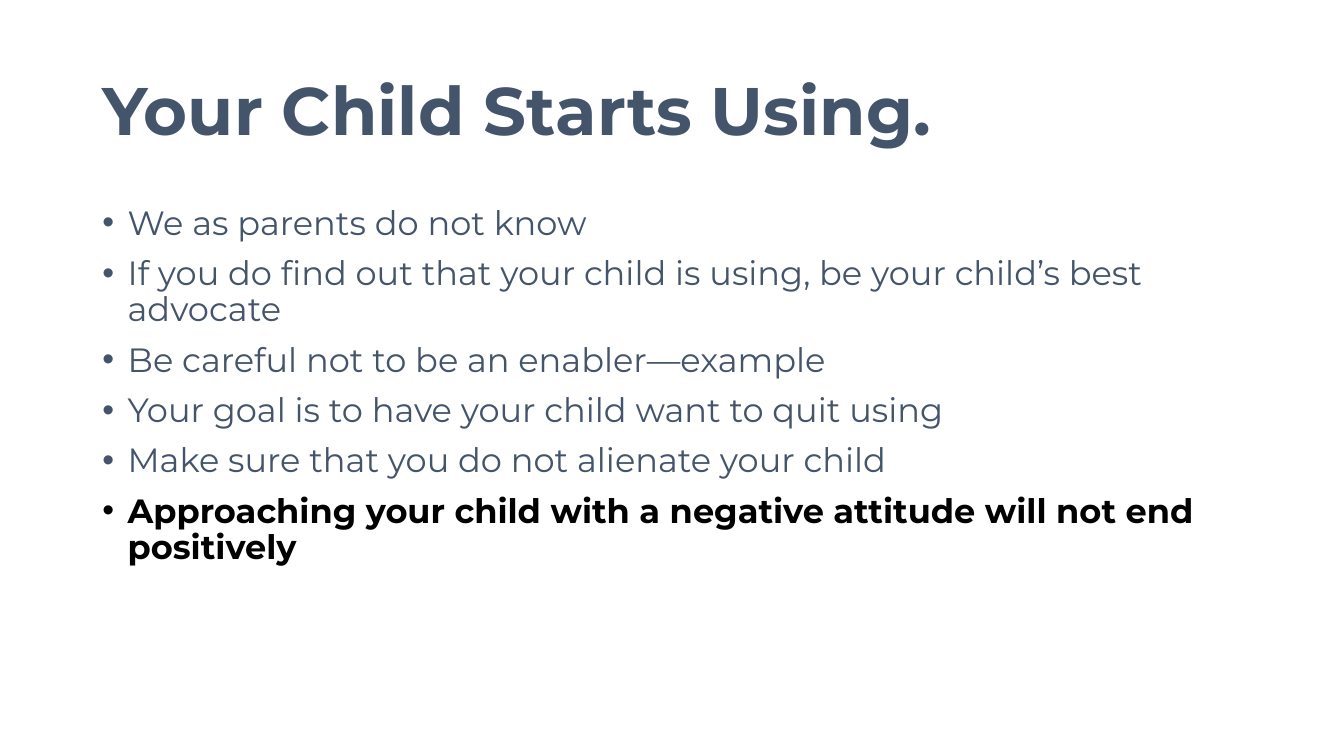
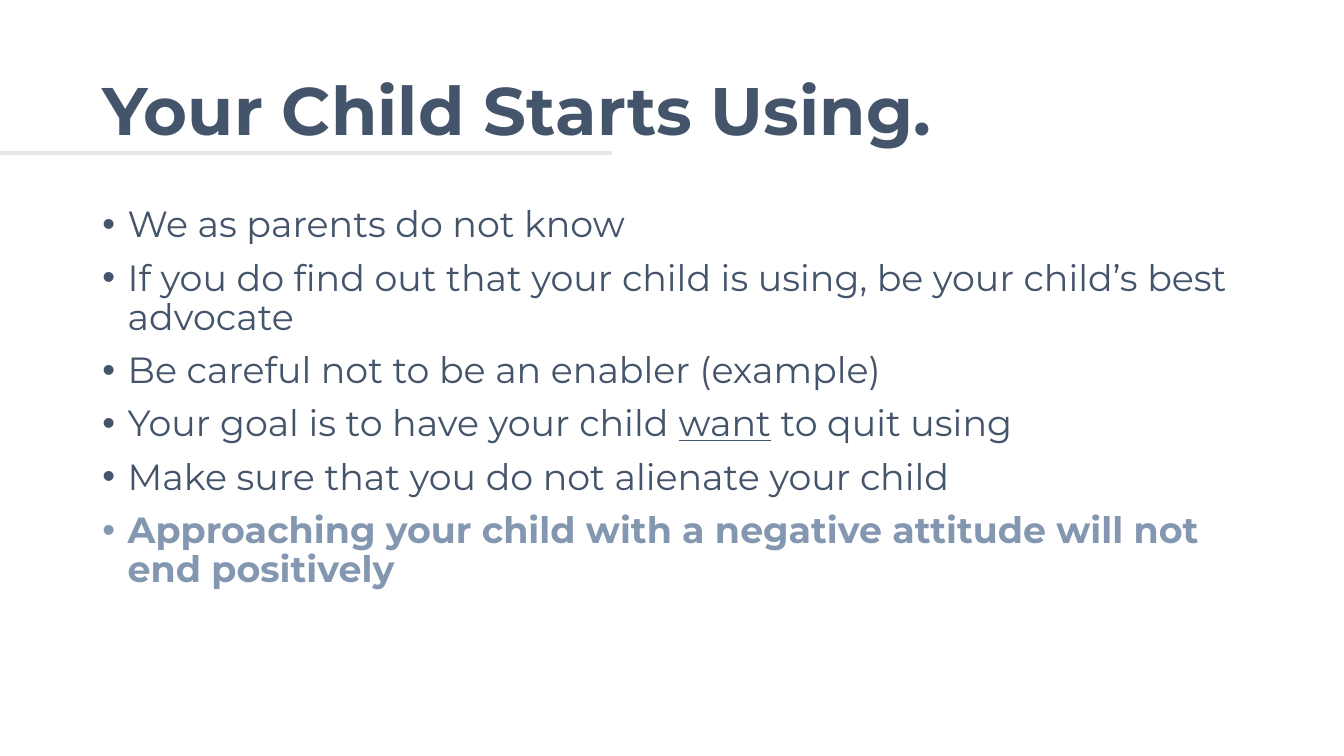
Before and after one commit to avifarah/Know-the-signs-when-and-how-talk-about-drugs, a slide deck: slide 10 of Know the Signs_When and How to Talk about Drugs.pptx. Drawn at 1344x756 pixels with LibreOffice and Linux fonts; fonts in the diff are those of the drawing. Boxes give left, top, right and bottom in pixels: in the first picture for what was removed or moved away, otherwise in the second. Text is boxed around its words. In the diff, an @@ line names an element or a change of style, - is before the commit and + after.

```diff
--- a/Know the Signs_When and How to Talk about Drugs.pptx
+++ b/Know the Signs_When and How to Talk about Drugs.pptx
@@ line added from (0, 152) to (612, 152), #E7E6E6 3 pt @@
@@ text at (128, 210, 1226, 590): size 24 to 26 pt in "We as parents do not know", "If you do find out that your ...", "Your goal is to have your child ...", "Make sure that you do not alienate ..." and 1 more places; underline on in "want"; text colour #000000 to #8497B0 in "Approaching your child with a negative attitude ..." @@
@@ text at (128, 356, 881, 390): text changed; size 24 to 26 pt @@
-• Be careful not to be an enabler—example
+• Be careful not to be an enabler (example)
```
Also in this commit, not shown: 14 other slides changed.
